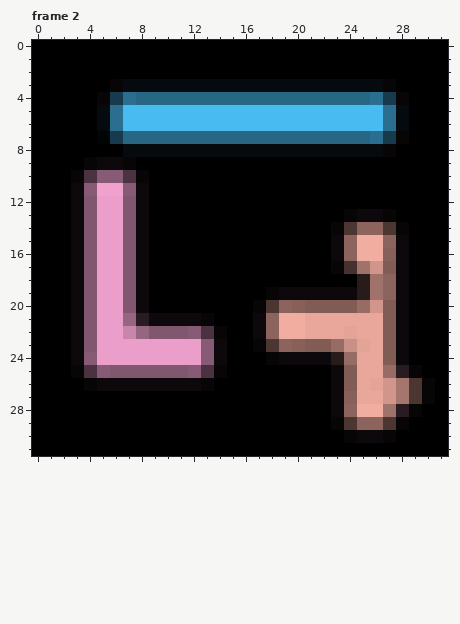
Edited in one commit: animated GIF sprite (divoom/test_data/animation_builder_tests/expected_animation_with_fit.gif). Above, as it was before the edit.
The file is 32x32 pixels, 4 frames. Colours within 5 levels of each other are drawn and written as one. Shown: frame 2. The commit also changed other frames, which this record leaves out.
Once edited:
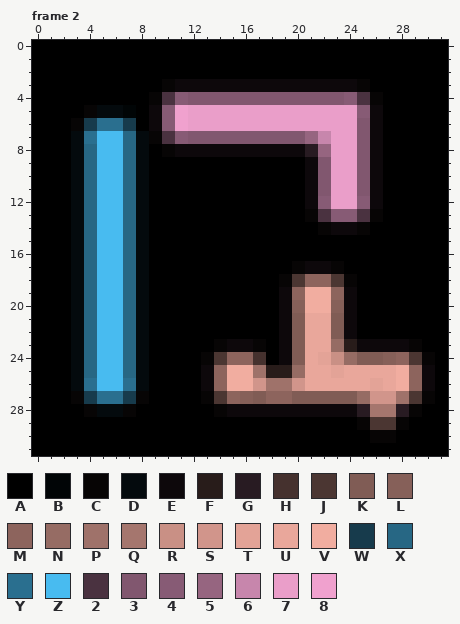
Palette (. is transparent): A #000000  B #010506  C #070505  D #040a0d  E #0d080b  F #281c1a  G #281b22  H #45312e  J #4b3632  K #805c55  L #866059  M #8d645d  N #966c64  P #9f726a  Q #a5766e  R #c99085  S #d1958b  T #e3a397  U #e9a79b  V #f1ada0  W #173b4c  X #276784  Y #2a6f8f  Z #48bbf0  2 #4a3240  3 #81576f  4 #875b75  5 #966580  6 #c786ac  7 #ea9ec9  8 #f0a1ce
Difference:
Changed rows in their new state; - is an unchanged pixel.
Frame 2:
first column x 3:
 3 ---AAAACEEEEEEEEEEEEEECAA---
 4 --AAAAC2433333333333342CAA--
 5 -C-DBAE4877777777777774EAA--
 6 CWY-WAE4877777777777773EAA--
 7 DYZZ-DC2433333333356773EAA--
 8 DXZZX-ACEEEEEEEEEEG5773EA---
 9 DXZZXD------------E3773E----
10 DXZZXD------------E3773E----
11 DXZZXD------------E3773E----
12 DXZZXD------------E4774E----
13 DXZZXD------------C2442CA---
14 DXZZXD-------------CEECAAA--
15 DXZZXD--------------AAAAAA--
16 DXZZXD--------------AAAAAA--
17 DXZZXD-----------CEE-AAAAA--
18 DXZZXD----------CJMMJCAAAA--
19 DXZZXD---------A-MVVM-AAAA--
20 DXZZXD--------AAE-VVLEAAAA--
21 DXZZXDAAAAA---AAEK--KEAAAA--
22 DXZZXDAAAAAA--AAEK--KEAAAA--
23 DXZZXDAAAAACEE-AEKUU-FEEE-C-
24 DXZZXDAAAACJMMHA-KUTR-KKLMJC
25 DXZZXDAAAAEMVVPFFNUUTU--UVME
26 DYZZYDAAAAEMVVSPPSUUUU--UVME
27 CWYYWC----CJMLKMMKKKKKNS-P--
28 -CDDC------CEEEEEEEE-EGQQ---
29 --------------------AACJ----
30 ---------------------AAC----
Pixel boxes of the changes (left, top, right, bottom) in both pictures:
changed: (71, 79, 435, 443)
